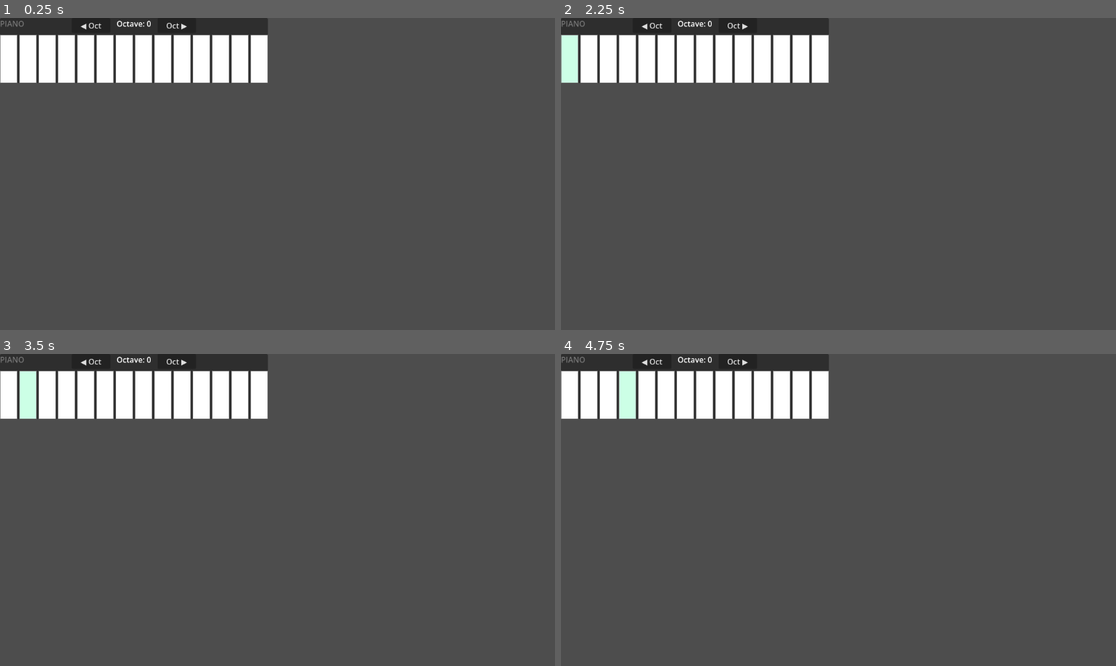
Above: before the commit, frames 1-4 (two rows, left to right).
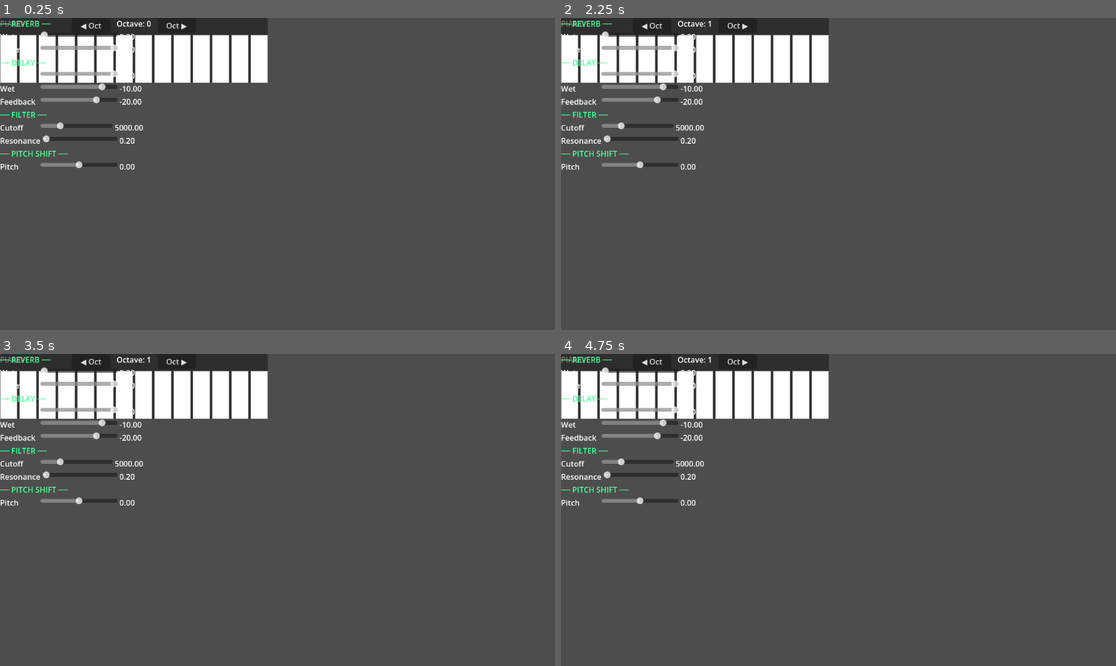
Above: after the commit, the same moments.

Repository: LucaBourke7/Creative-Coding-CA
Game: Godot game, scene res://main.tscn
Same seed, same stepped clock (60 frames per second), same inputs: the game is played once before the commit and once after it.
Inputs (mouse positions are in pixels of both pictures, inside the frame that each line leads up to):
- Up to frame 1 (0.25 s): no input
- Up to frame 2 (2.25 s): click "◀ Oct" at 0.5 s; click "Oct ▶" at 1.25 s; click (572, 58) at 2.02 s
- Up to frame 3 (3.5 s): click (27, 394) at 2.77 s
- Up to frame 4 (4.75 s): click (610, 394) at 3.52 s; click (627, 394) at 4.27 s

The runs differ from the first frame. In frame 1, 2.1% of the frame differs, in the area x 0-26%, y 0-49%; in frame 2, 2.5%; in frame 3, 2.5%, in the area x 0-28%, y 0-49%; in frame 4, 2.5%.

Commit message:
Add FX Rack with reverb, delay, filter and pitch

Diff:
--- /dev/null
+++ b/fx_rack.gd
@@ -0,0 +1,86 @@
+extends Node2D
+
+signal reverb_changed(wet: float, room_size: float)
+signal delay_changed(dry: float, wet: float, feedback: float)
+signal filter_changed(cutoff: float, resonance: float)
+signal pitch_changed(semitones: float)
+
+const REVERB_PARAMS := [
+	{"name": "Wet",       "min": 0.0,   "max": 1.0,     "default": 0.3},
+	{"name": "Room",      "min": 0.0,   "max": 1.0,     "default": 0.5},
+]
+const DELAY_PARAMS := [
+	{"name": "Dry",       "min": 0.0,   "max": 1.0,     "default": 1.0},
+	{"name": "Wet",       "min": -60.0, "max": 0.0,     "default": -10.0},
+	{"name": "Feedback",  "min": -80.0, "max": 0.0,     "default": -20.0},
+]
+const FILTER_PARAMS := [
+	{"name": "Cutoff",    "min": 20.0,  "max": 20000.0, "default": 5000.0},
+	{"name": "Resonance", "min": 0.0,   "max": 1.0,     "default": 0.2},
+]
+const PITCH_PARAMS := [
+	{"name": "Pitch",     "min": -12.0, "max": 12.0,    "default": 0.0},
+]
+
+var _reverb_values := [0.3, 0.5]
+var _delay_values  := [1.0, -10.0, -20.0]
+var _filter_values := [5000.0, 0.2]
+
+@onready var container: VBoxContainer = $Container
+
+func _ready() -> void:
+	_build_section("REVERB",      REVERB_PARAMS, _on_reverb_slider)
+	_build_section("DELAY",       DELAY_PARAMS,  _on_delay_slider)
+	_build_section("FILTER",      FILTER_PARAMS, _on_filter_slider)
+	_build_section("PITCH SHIFT", PITCH_PARAMS,  _on_pitch_slider)
+
+func _build_section(title: String, params: Array, callback: Callable) -> void:
+	if not container:
+		return
+
+	var header := Label.new()
+	header.text = "── %s ──" % title
+	header.add_theme_color_override("font_color", Color(0.3, 1.0, 0.6))
+	container.add_child(header)
+
+	for i in params.size():
+		var lbl := Label.new()
+		lbl.text = params[i]["name"]
+		lbl.custom_minimum_size = Vector2(80, 0)
+
+		var slider := HSlider.new()
+		slider.min_value = params[i]["min"]
+		slider.max_value = params[i]["max"]
+		slider.value = params[i]["default"]
+		slider.custom_minimum_size = Vector2(150, 0)
+		slider.size_flags_horizontal = Control.SIZE_EXPAND_FILL
+
+		var val_label := Label.new()
+		val_label.text = "%.2f" % params[i]["default"]
+		val_label.custom_minimum_size = Vector2(50, 0)
+
+		slider.value_changed.connect(func(v):
+			val_label.text = "%.2f" % v
+			callback.call(i, v)
+		)
+
+		var row := HBoxContainer.new()
+		row.add_child(lbl)
+		row.add_child(slider)
+		row.add_child(val_label)
+		container.add_child(row)
+
+func _on_reverb_slider(idx: int, value: float) -> void:
+	_reverb_values[idx] = value
+	emit_signal("reverb_changed", _reverb_values[0], _reverb_values[1])
+
+func _on_delay_slider(idx: int, value: float) -> void:
+	_delay_values[idx] = value
+	emit_signal("delay_changed", _delay_values[0], _delay_values[1], _delay_values[2])
+
+func _on_filter_slider(idx: int, value: float) -> void:
+	_filter_values[idx] = value
+	emit_signal("filter_changed", _filter_values[0], _filter_values[1])
+
+func _on_pitch_slider(_idx: int, value: float) -> void:
+	emit_signal("pitch_changed", value)
--- a/main.gd
+++ b/main.gd
@@ -2,12 +2,52 @@
 
 var instrument
 var controller
+var fx_rack
 
 func _ready() -> void:
 	await get_tree().process_frame
 	instrument = get_node_or_null("Instrument")
 	controller = get_node_or_null("Controller")
+	fx_rack = get_node_or_null("FXRack")
 
 	if controller and instrument:
 		controller.note_on.connect(instrument.play_note)
 		controller.note_off.connect(instrument.stop_note)
+
+	if fx_rack:
+			fx_rack.reverb_changed.connect(_on_reverb_changed)
+			fx_rack.delay_changed.connect(_on_delay_changed)
+			fx_rack.filter_changed.connect(_on_filter_changed)
+			fx_rack.pitch_changed.connect(_on_pitch_changed)
+
+func _get_effect(type) -> Object:
+	var bus = AudioServer.get_bus_index("Instrument")
+	for i in AudioServer.get_bus_effect_count(bus):
+		var fx = AudioServer.get_bus_effect(bus, i)
+		if is_instance_of(fx, type):
+			return fx
+	return null
+
+func _on_reverb_changed(wet: float, room_size: float) -> void:
+	var fx = _get_effect(AudioEffectReverb)
+	if fx:
+		fx.wet = wet
+		fx.room_size = room_size
+
+func _on_delay_changed(dry: float, wet: float, feedback: float) -> void:
+	var fx = _get_effect(AudioEffectDelay)
+	if fx:
+		fx.dry = dry
+		fx.tap1_level_db = wet
+		fx.feedback_level_db = feedback
+
+func _on_filter_changed(cutoff: float, resonance: float) -> void:
+	var fx = _get_effect(AudioEffectFilter)
+	if fx:
+		fx.cutoff_hz = cutoff
+		fx.resonance = resonance
+
+func _on_pitch_changed(semitones: float) -> void:
+	var fx = _get_effect(AudioEffectPitchShift)
+	if fx:
+		fx.pitch_scale = pow(2.0, semitones / 12.0)
--- a/main.tscn
+++ b/main.tscn
@@ -3,6 +3,7 @@
 [ext_resource type="Script" uid="uid://berlu2ggeu1rj" path="res://main.gd" id="1_ig7tw"]
 [ext_resource type="Script" uid="uid://bf03pqopr4pcu" path="res://instrument.gd" id="2_0xm2m"]
 [ext_resource type="Script" uid="uid://u6nkx2tmxgc3" path="res://controller.gd" id="3_h2yge"]
+[ext_resource type="Script" uid="uid://d0kqs8u6nx6px" path="res://fx_rack.gd" id="4_1bvp3"]
 
 [node name="Main" type="Node2D" unique_id=255669325]
 script = ExtResource("1_ig7tw")
@@ -32,3 +33,10 @@
 [node name="Label" type="Label" parent="Controller" unique_id=1998075370]
 offset_right = 40.0
 offset_bottom = 23.0
+
+[node name="FXRack" type="Node2D" parent="." unique_id=1472988469]
+script = ExtResource("4_1bvp3")
+
+[node name="Container" type="VBoxContainer" parent="FXRack" unique_id=1394115559]
+offset_right = 40.0
+offset_bottom = 40.0
Not shown, added: fx_rack.gd.uid
